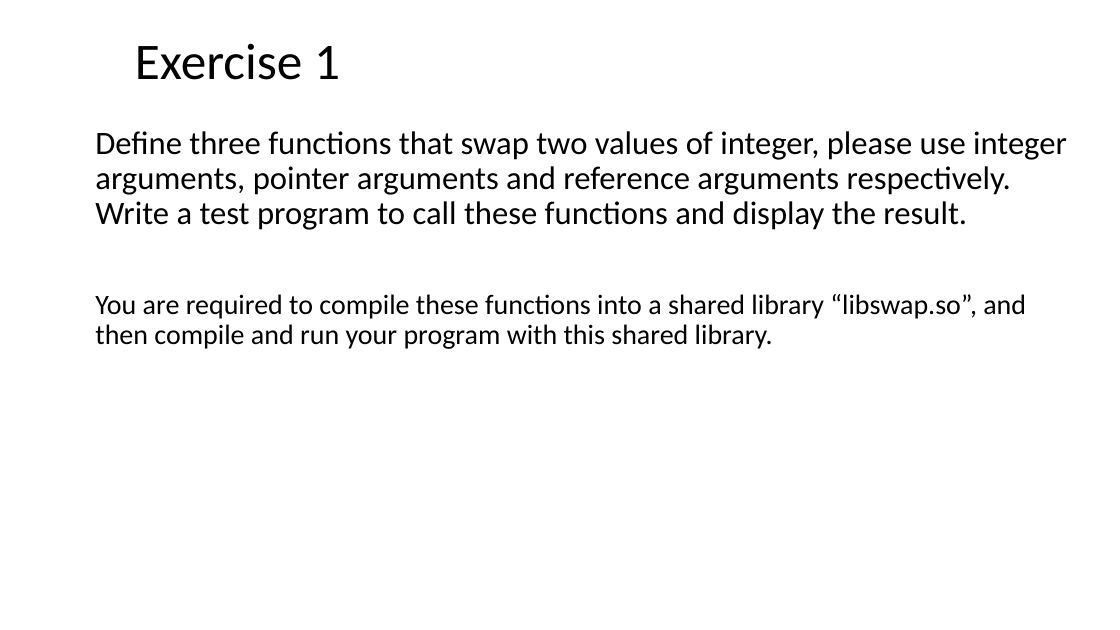
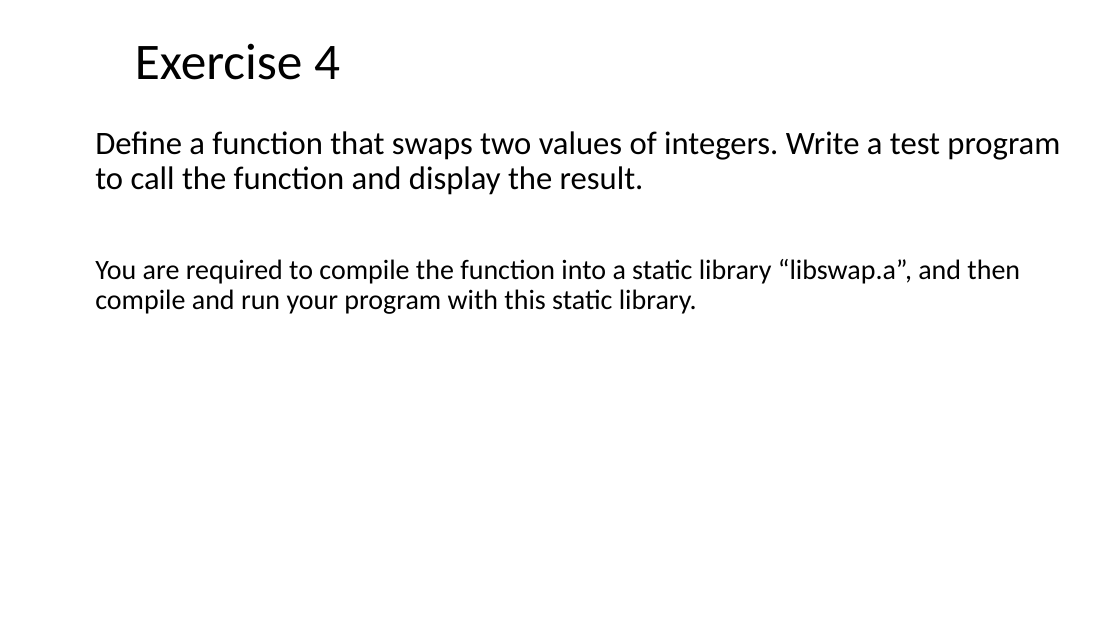
Before and after one commit to ShiqiYu/CPP, a slide deck: slide 13 of week06/Lab06.pptx (slide 42 before the commit). Drawn at 1120x630 pixels with LibreOffice and Linux fonts; fonts in the diff are those of the drawing; background and template pictures are left out. Boxes give left, top, right and bottom in pixels: in the first picture for what was removed or moved away, otherwise in the second. Text is boxed around its words. In the diff, an @@ line names an element or a change of style, - is before the commit and + after.

```diff
--- a/week06/Lab06.pptx
+++ b/week06/Lab06.pptx
@@ title at box(135, 43, 340, 80): text changed @@
-Exercise 1
+Exercise 4
@@ text at box(95, 131, 1060, 314): text changed; size 28 to 24 pt @@
-  Define three functions that swap two values of integer, please use integer arguments, pointer arguments and reference arguments respectively. Write a test program to call these functions and display the result.
-  You are required to compile these functions into a shared library “libswap.so”, and then compile and run your program with this shared library.
+  Define a function that swaps two values of integers. Write a test program to call the function and display the result.
+  You are required to compile the function into a static library “libswap.a”, and then compile and run your program with this static library.
```
Also in this commit, not shown: 3 other slides changed, 9 slides added, 40 slides removed, 4 other files.
